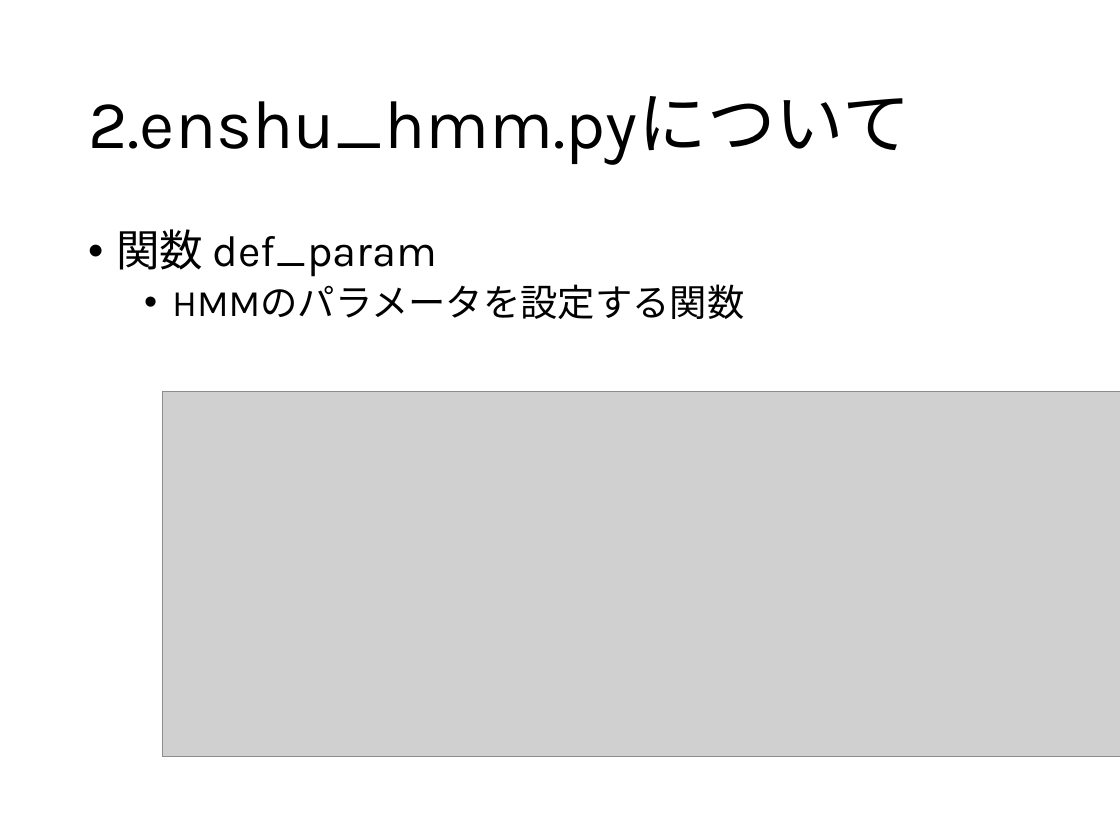
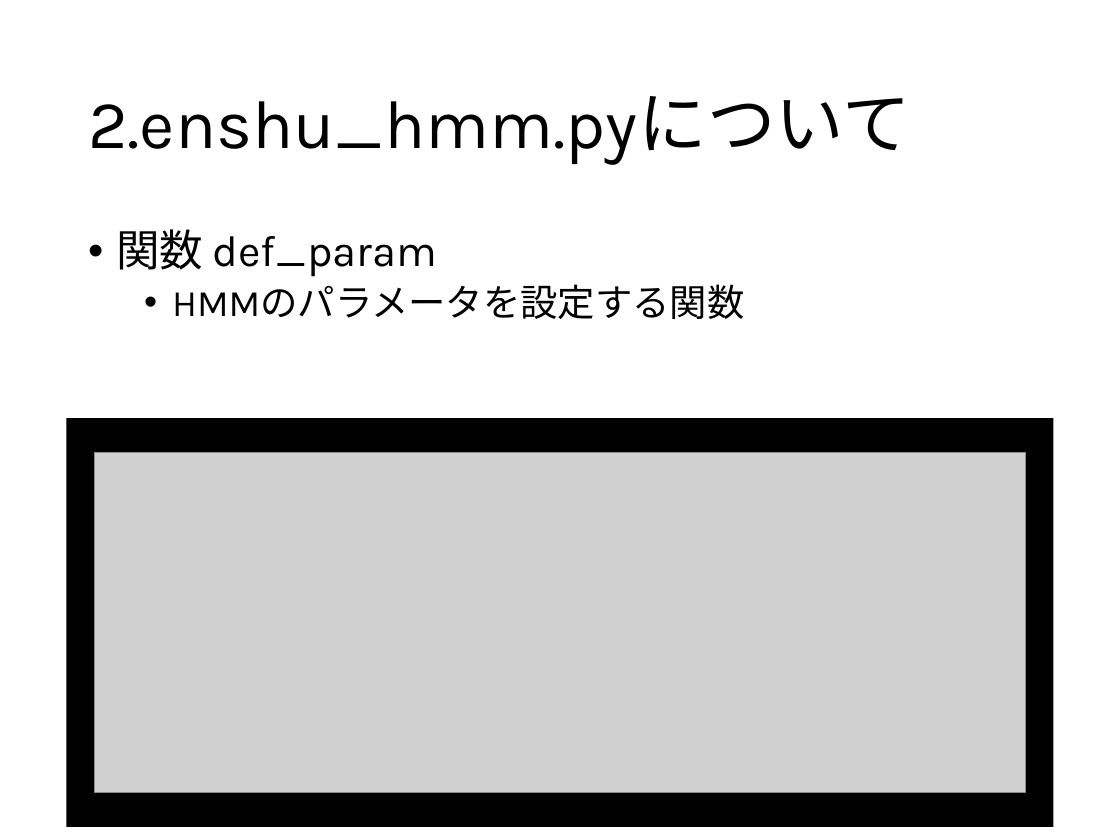
Before and after one commit to 2017B4/rinko, a slide deck: slide 3 of 輪講実習.pptx. Drawn at 1120x840 pixels with LibreOffice and Linux fonts; fonts in the diff are those of the drawing; grey boxes stand for pictures. Boxes give left, top, right and bottom in pixels: in the first picture for what was removed or moved away, otherwise in the second. Text is boxed around its words. In the diff, an @@ line names an element or a change of style, - is before the commit and + after.

```diff
--- a/輪講実習.pptx
+++ b/輪講実習.pptx
@@ rectangle added at (66, 418, 1053, 827), fill #000000 @@
@@ picture: place and size @@
-picture at (162, 391, 1120, 756)
+picture at (94, 452, 1025, 793)
```
Also in this commit, not shown: 7 other slides changed, 1 slide removed.
